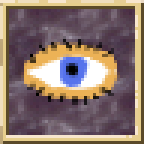
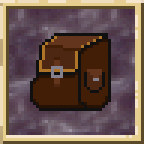
Two versions of the same layered image (144px x 144px). Layer-by-layer changes:
added group "Inv" with 1 layers above "Look" over (30, 33, 111, 111)
added layer "Inventory" in group "Inv" over (30, 33, 111, 111)
hid group "Look" (2 layers) over (21, 33, 120, 111)
hid "Eye" over (21, 36, 120, 105)
